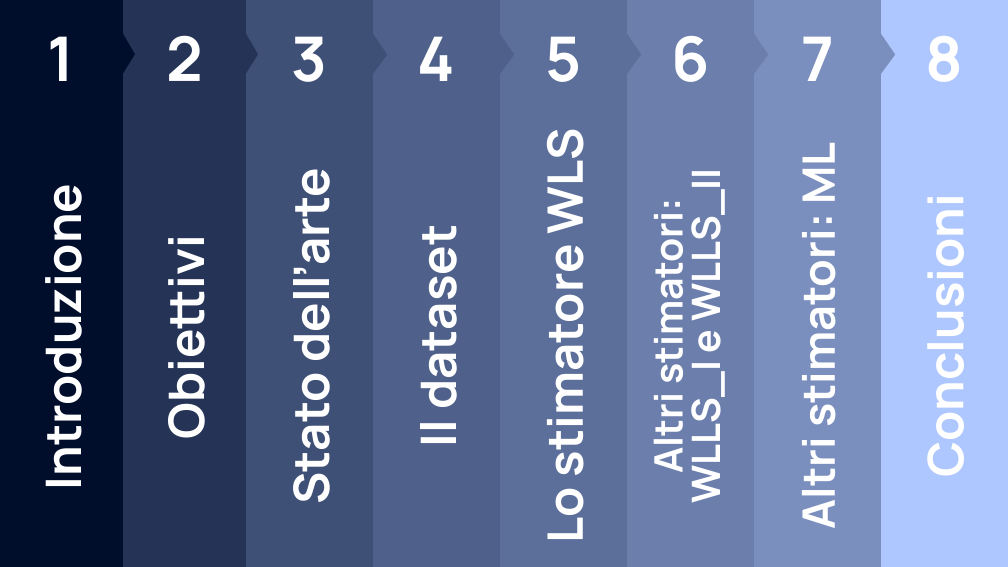
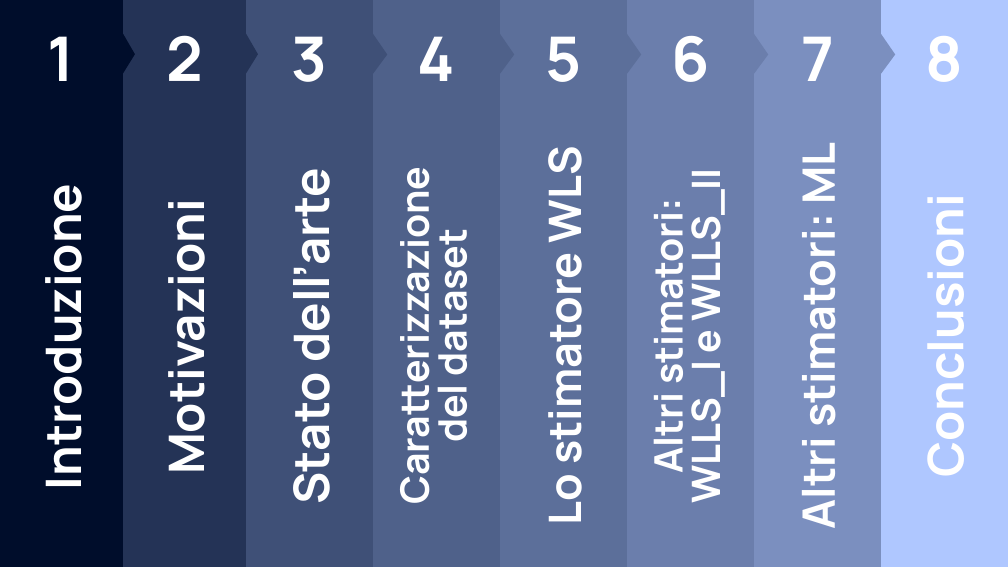
Before and after one commit to mgcarofano/hybrid-wifi-blt-rss-dataset-estimator, a slide deck: slide 2 of presentation/presentazione.pptx. Drawn at 1008x567 pixels with LibreOffice and Linux fonts; fonts in the diff are those of the drawing. Boxes give left, top, right and bottom in pixels: in the first picture for what was removed or moved away, otherwise in the second. Text is boxed around its words. In the diff, an @@ line names an element or a change of style, - is before the commit and + after.

```diff
--- a/presentation/presentazione.pptx
+++ b/presentation/presentazione.pptx
@@ rectangle "Lo stimatore WLS" at <box>500,106,627,565</box>: size 35 to 32 pt @@
@@ text in rectangle at <box>387,200,479,494</box>: text changed; size 35 to 28 pt @@
-Il dataset
+Caratterizzazione
+del dataset
@@ text in rectangle at <box>152,226,219,466</box>: text changed @@
-Obiettivi
+Motivazioni
```
Also in this commit, not shown: 2 other slides changed, 1 other file.
